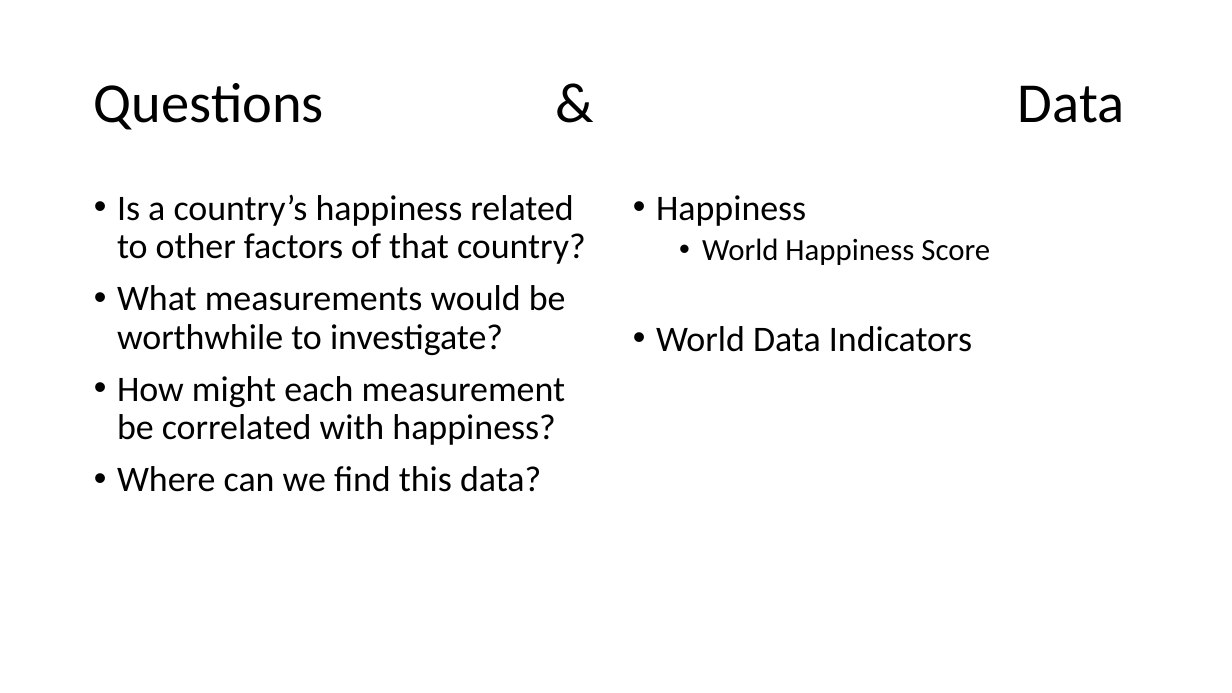
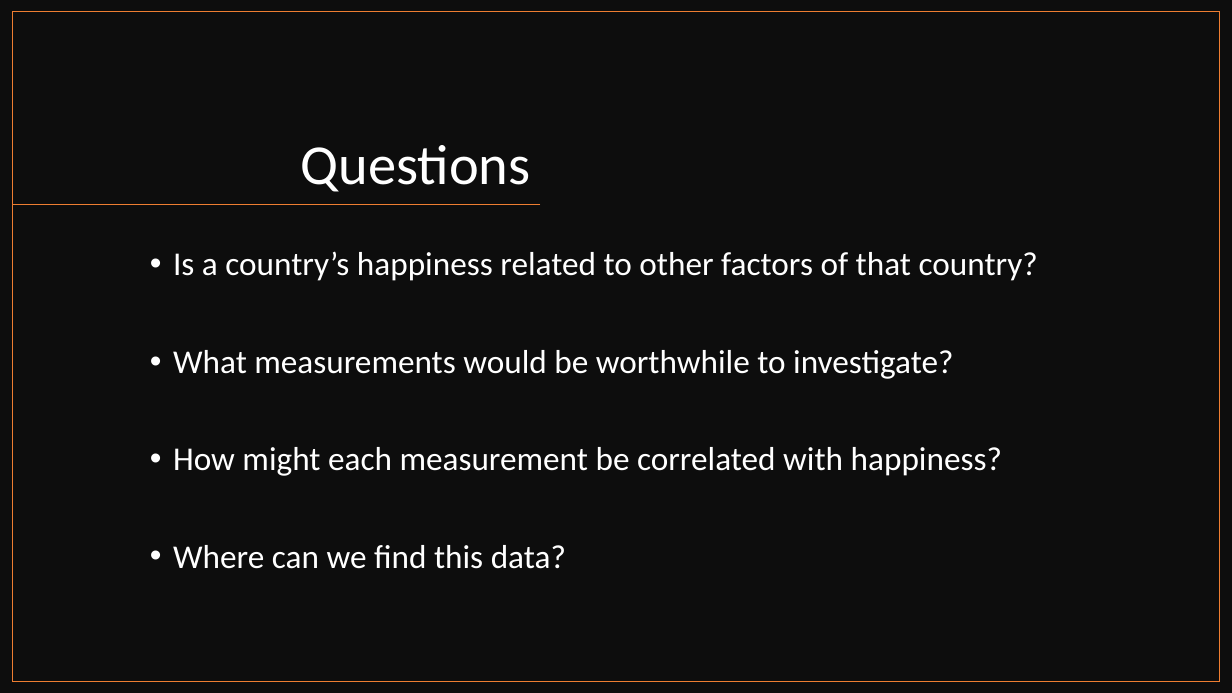
Before and after one commit to patpetrus/project-1-group-5, a slide deck: slide 4 of group5_presentation.pptx (slide 3 before the commit). Drawn at 1232x693 pixels with LibreOffice and Linux fonts; fonts in the diff are those of the drawing. Boxes give left, top, right and bottom in pixels: in the first picture for what was removed or moved away, otherwise in the second. Text is boxed around its words. In the diff, an @@ line names an element or a change of style, - is before the commit and + after.

```diff
--- a/group5_presentation.pptx
+++ b/group5_presentation.pptx
@@ rectangle added at (x1=0, y1=0, x2=1232, y2=693), fill #0D0D0D @@
@@ rectangle added at (x1=13, y1=12, x2=1220, y2=682), outline #ED7D31 1 pt @@
@@ title "Questions" at (x1=301, y1=145, x2=531, y2=192): vertical alignment middle to bottom @@
@@ title at (x1=301, y1=145, x2=531, y2=192): text changed; text colour #000000 to #FFFFFF @@
-Questions & Data
+Questions
@@ line added from (541, 205) to (13, 205), #ED7D31 1 pt @@
@@ text removed at (x1=656, y1=195, x2=990, y2=352) @@
-• Happiness
-  • World Happiness Score
-• World Data Indicators
@@ text "Is a country’s happiness related ..." moved from (x1=117, y1=194, x2=586, y2=492) to (x1=173, y1=251, x2=1038, y2=569) @@
@@ text "Is a country’s happiness related ..." at (x1=173, y1=251, x2=1038, y2=569): size 28 to 25.9 pt, text colour #000000 to #FFFFFF @@
```
Also in this commit, not shown: 4 other slides changed, 23 slides added, 5 slides removed.
